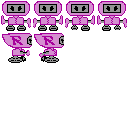
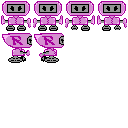
Before/after of a 128 x 128 layered artwork. What changed in the layer stack:
painted on "Background" over [2, 2, 127, 55]
